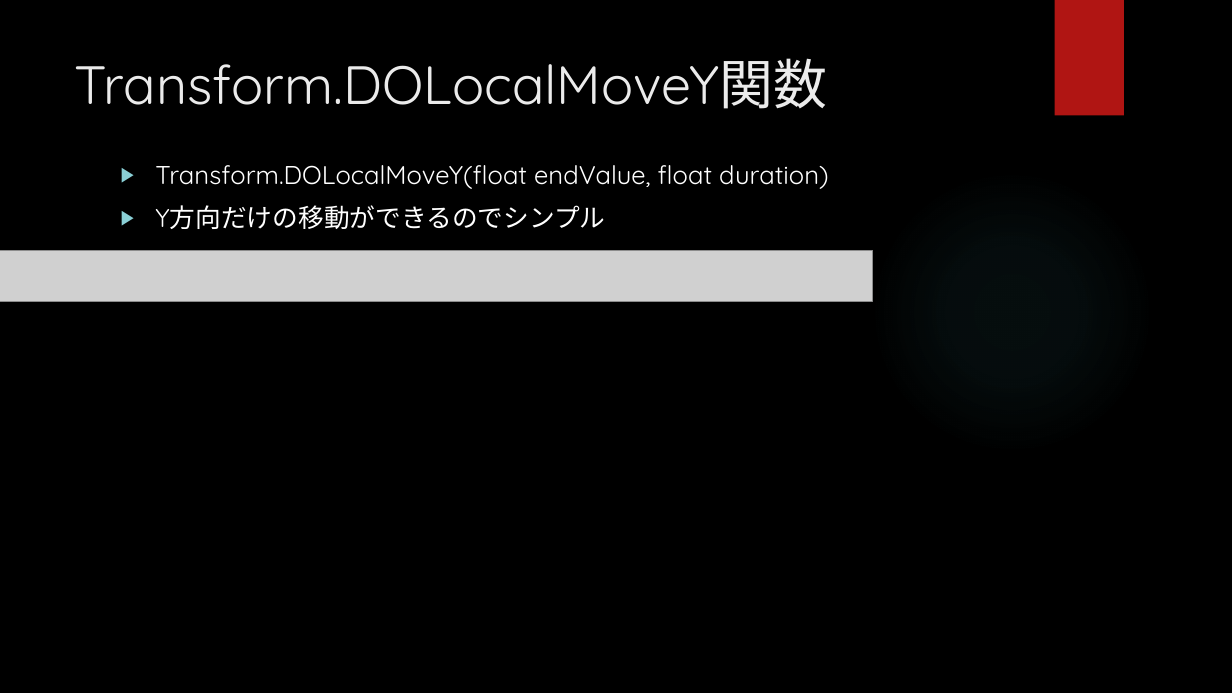
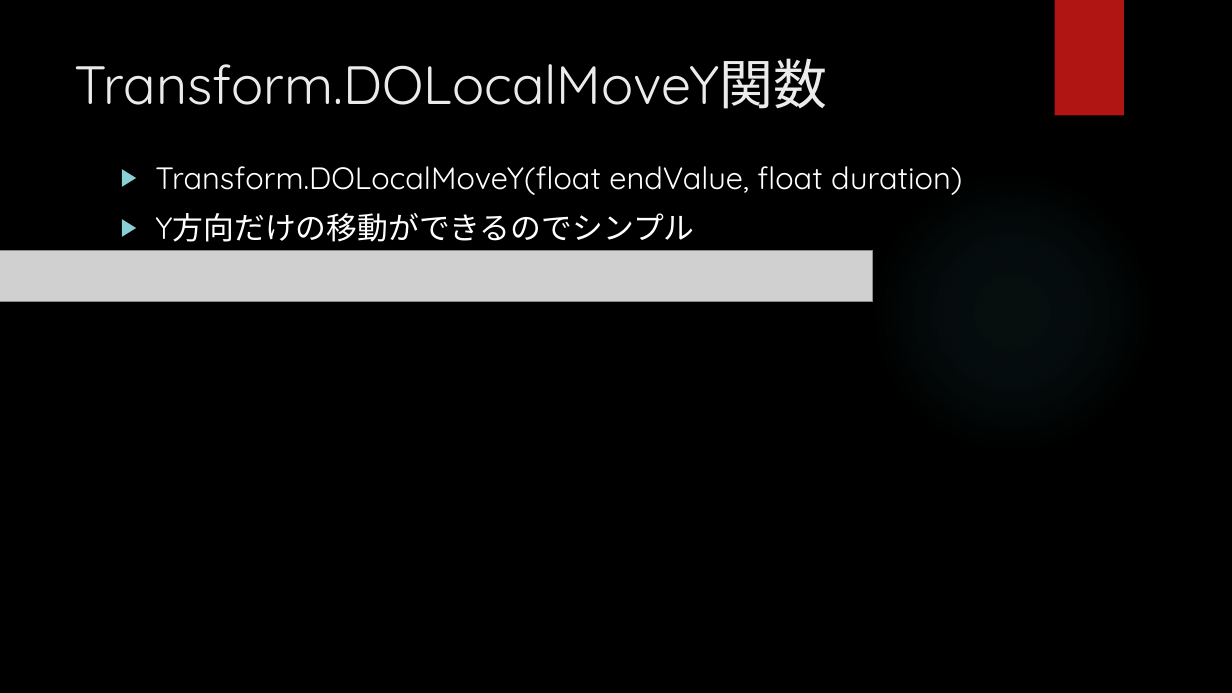
Before and after one commit to hopesnow/Study, a slide deck: slide 5 of RHStudy/Documents/プレゼンテーション1.pptx. Drawn at 1232x693 pixels with LibreOffice and Linux fonts; fonts in the diff are those of the drawing; grey boxes stand for pictures; background and template pictures are left out. Boxes give left, top, right and bottom in pixels: in the first picture for what was removed or moved away, otherwise in the second. Text is boxed around its words. In the diff, an @@ line names an element or a change of style, - is before the commit and + after.

```diff
--- a/RHStudy/Documents/プレゼンテーション1.pptx
+++ b/RHStudy/Documents/プレゼンテーション1.pptx
@@ text "Transform.DOLocalMoveY(float endValue, float duration)" at (155,166,962,242): size 20 to 24 pt @@
```
Also in this commit, not shown: 6 other slides changed, 4 slides added, 2 slides removed, 1 other file.
